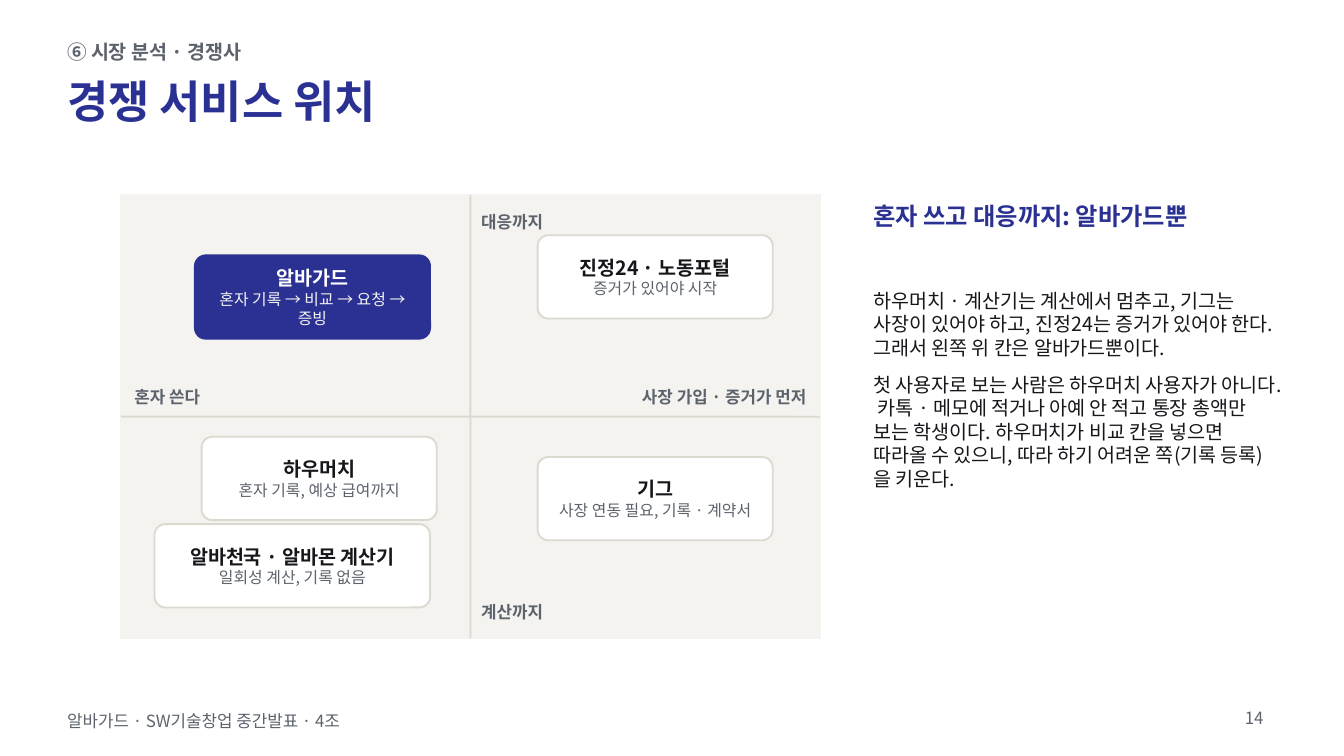
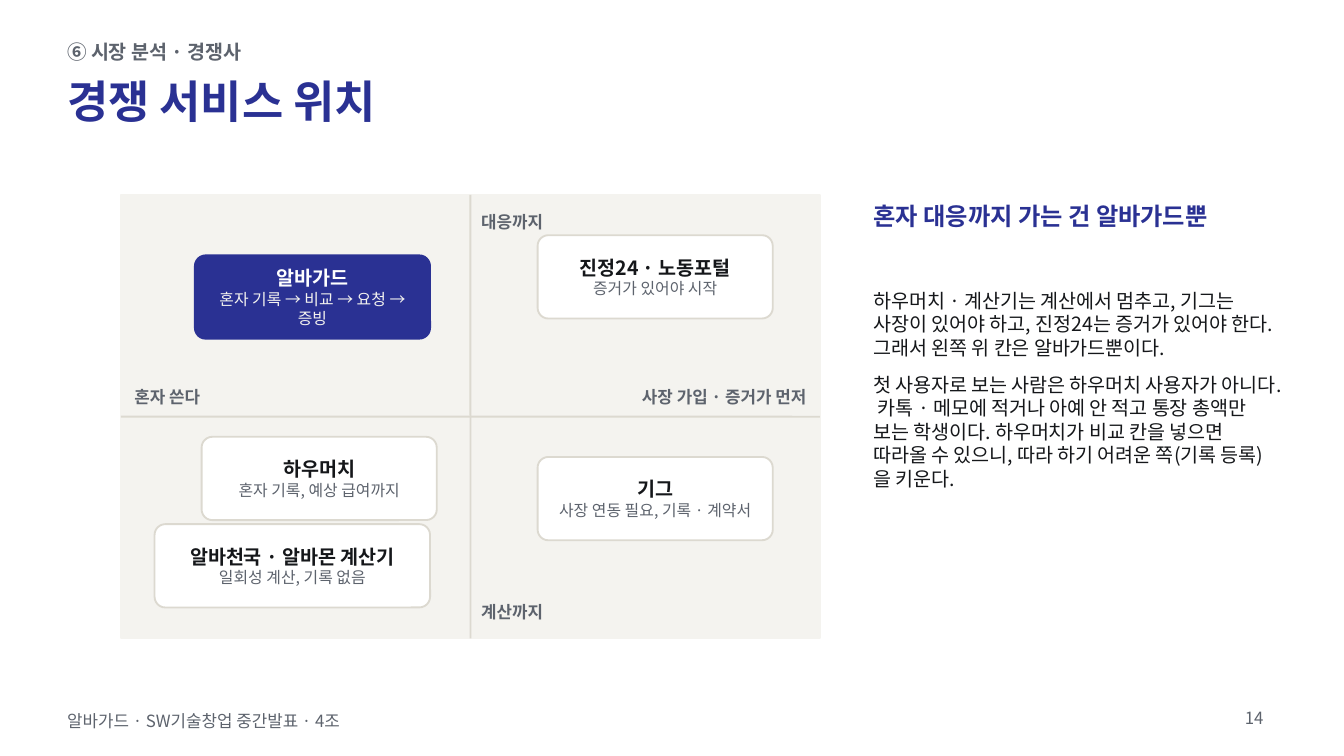
Before and after one commit to jihooni217/albaguard, a slide deck: slide 14 of docs/06_중간발표_PPT.pptx. Drawn at 1344x756 pixels with LibreOffice and Linux fonts; fonts in the diff are those of the drawing. Boxes give left, top, right and bottom in pixels: in the first picture for what was removed or moved away, otherwise in the second. Text is boxed around its words. In the diff, an @@ line names an element or a change of style, - is before the commit and + after.

```diff
--- a/docs/06_중간발표_PPT.pptx
+++ b/docs/06_중간발표_PPT.pptx
@@ text at <box>874,204,1207,227</box>: text changed @@
-혼자 쓰고 대응까지: 알바가드뿐
+혼자 대응까지 가는 건 알바가드뿐
```
Also in this commit, not shown: 4 other slides changed, 6 other files.
